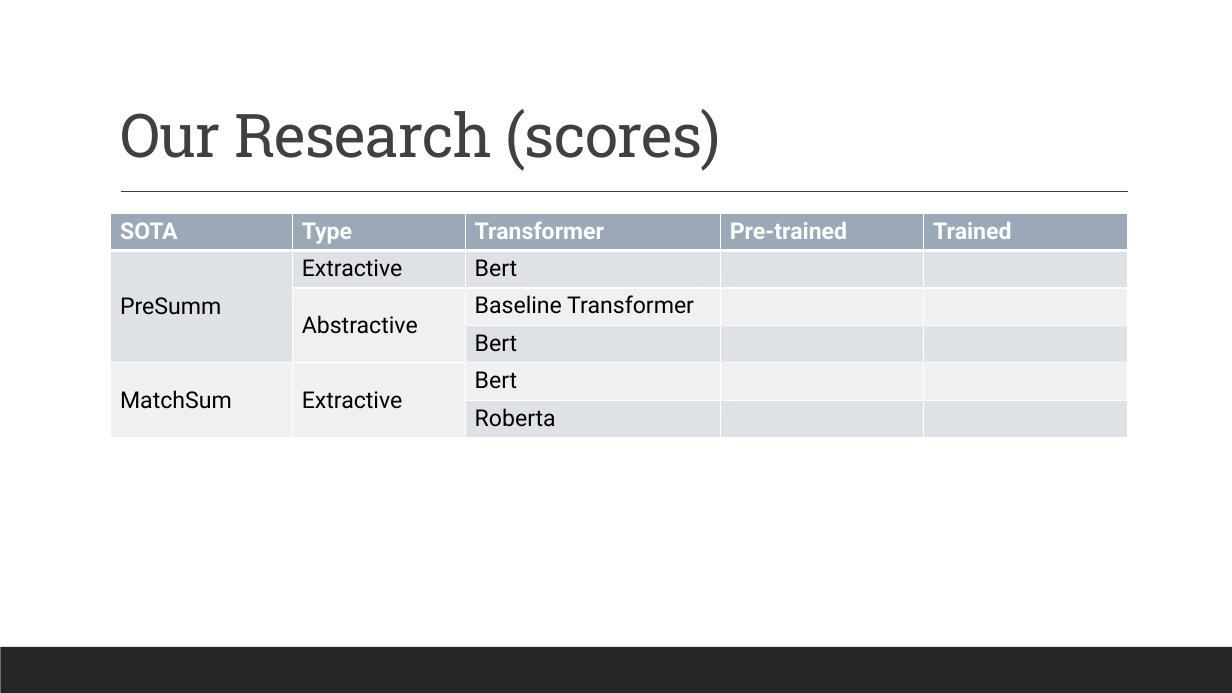
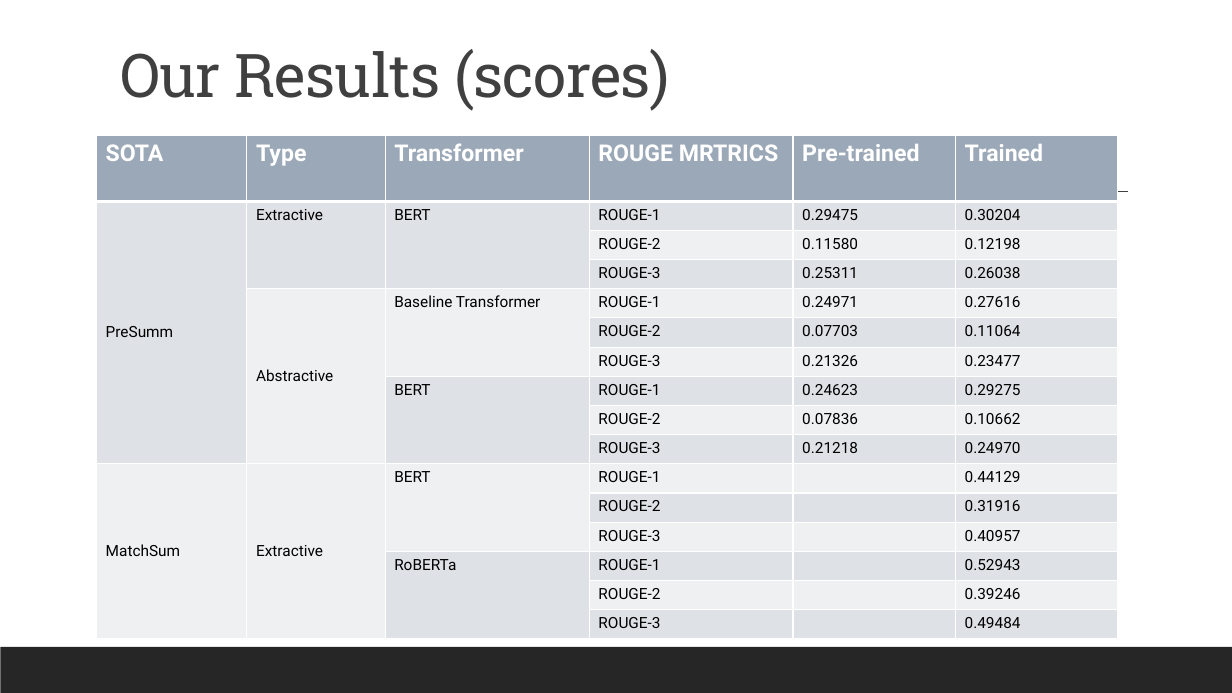
Before and after one commit to gufranpathan/case_law_g45, a slide deck: slide 11 of Group 45 Data Science for Case Law.pptx (slide 10 before the commit). Drawn at 1232x693 pixels with LibreOffice and Linux fonts; fonts in the diff are those of the drawing. Boxes give left, top, right and bottom in pixels: in the first picture for what was removed or moved away, otherwise in the second. Text is boxed around its words. In the diff, an @@ line names an element or a change of style, - is before the commit and + after.

```diff
--- a/Group 45 Data Science for Case Law.pptx
+++ b/Group 45 Data Science for Case Law.pptx
@@ title at [120, 49, 669, 111]: text changed @@
-Our Research (scores)
+Our Results (scores)
@@ table at [96, 135, 1118, 640] @@
-SOTA | Type | Transformer | Pre-trained | Trained
-PreSumm | Extractive | Bert |  | 
- | Abstractive | Baseline Transformer |  | 
- |  | Bert |  | 
-MatchSum | Extractive | Bert |  | 
- |  | Roberta |  | 
+SOTA | Type | Transformer | ROUGE MRTRICS | Pre-trained | Trained
+PreSumm | Extractive | BERT | ROUGE-1 | 0.29475 | 0.30204
+ |  |  | ROUGE-2 | 0.11580 | 0.12198
+ |  |  | ROUGE-3 | 0.25311 | 0.26038
+ | Abstractive | Baseline Transformer | ROUGE-1 | 0.24971 | 0.27616
+ |  |  | ROUGE-2 | 0.07703 | 0.11064
+ |  |  | ROUGE-3 | 0.21326 | 0.23477
+ |  | BERT | ROUGE-1 | 0.24623 | 0.29275
+ |  |  | ROUGE-2 | 0.07836 | 0.10662
+ |  |  | ROUGE-3 | 0.21218 | 0.24970
+MatchSum | Extractive | BERT | ROUGE-1 |  | 0.44129
+ |  |  | ROUGE-2 |  | 0.31916
+ |  |  | ROUGE-3 |  | 0.40957
+ |  | RoBERTa | ROUGE-1 |  | 0.52943
+ |  |  | ROUGE-2 |  | 0.39246
+ |  |  | ROUGE-3 |  | 0.49484
@@ table: place and size @@
-table at [111, 213, 1128, 438]
+table at [96, 135, 1118, 640]
```
Also in this commit, not shown: 1 other slide changed, 2 slides added.
